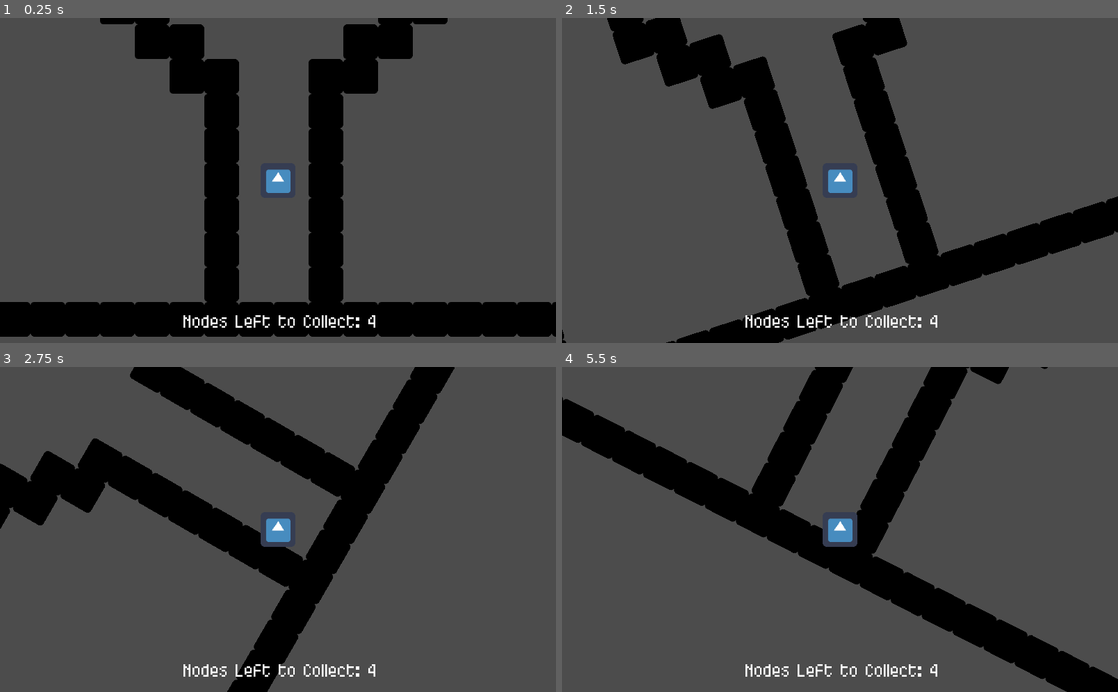
Above: before the commit, frames 1-4 (two rows, left to right).
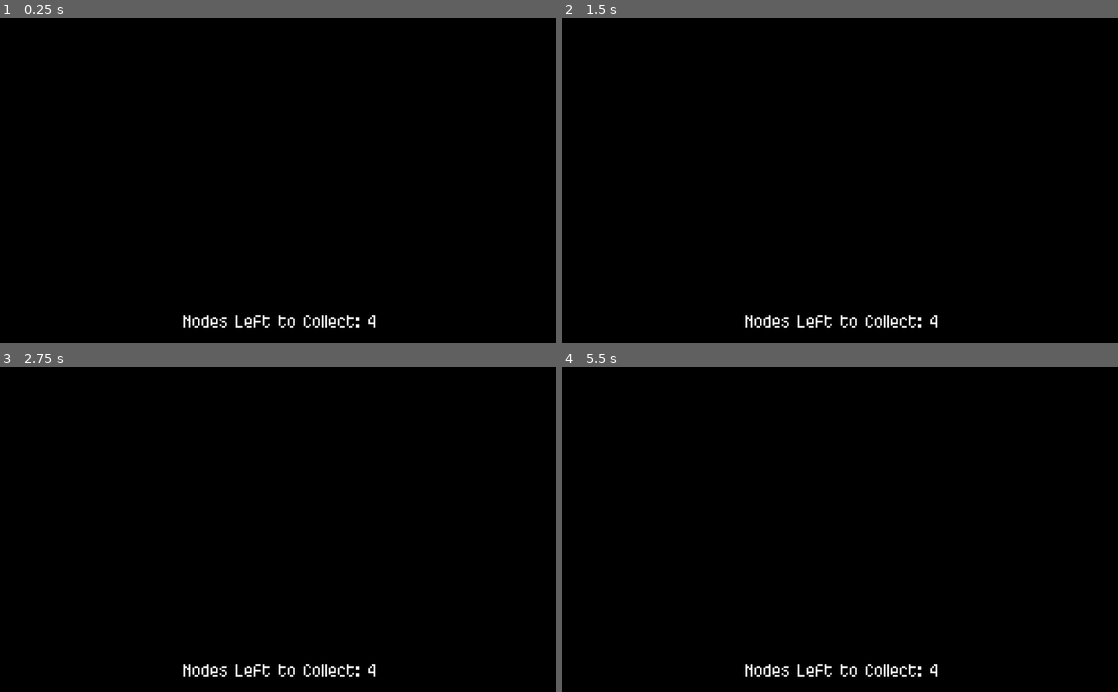
Above: after the commit, the same moments.

Repository: Zoey-21/Lost-in-the-Dark
Game: Godot game, scene res://levels/level_1.tscn
The game is run twice, just before and just after one commit, with the same random seed, the same clock (stepped at 60 frames per second) and the same inputs. This scene is started directly instead of the project's main scene. The engine's default icon, where the game draws it, is replaced by a stand-in: a white triangle on a blue panel in a dark square. Sound files missing from this copy of the repository are replaced by a short silence.
Inputs:
- Up to frame 1 (0.25 s): no input
- Up to frame 2 (1.5 s): tap Enter at 0.5 s; hold Right (rot_right) 0.53-1.28 s; hold Shift (run) 0.53-1.28 s; hold Down (move_down) from 1.28 s (still down); tap F (darkness) at 1.35 s
- Up to frame 3 (2.75 s): tap Shift (run) at 1.55 s; release Down (move_down) at 2.03 s; hold Right (rot_right) from 2.03 s (still down); hold Shift (run) from 2.03 s (still down)
- Up to frame 4 (5.5 s): release Right (rot_right) at 2.78 s; release Shift (run) at 2.78 s; hold Up (move_up) 2.78-3.53 s; tap Space (shoot) at 2.85 s; tap Shift (run) at 3.05, 4.55 s; hold Shift (run) 3.53-4.28 s; hold Left (rot_left) 3.53-5.03 s; tap F (darkness) at 4.35 s; hold Down (move_down) from 5.03 s (still down); hold Shift (run) from 5.03 s (still down)

The runs differ from the first frame. In frame 1, 76% of the frame differs, in the area x 0-100%, y 0-100%; in frame 2, 79%; in frame 3, 81%; in frame 4, 82%.

Commit message:
Changed walking sound
Changed walking sound
added bumping sound
fixed sound nodes hitting each other when shot while walking
made pickups sound start time offset
to make different nodes more distinctive

Diff:
--- a/levels/level_1.tscn
+++ b/levels/level_1.tscn
@@ -3,7 +3,7 @@
 [ext_resource path="res://icon.png" type="Texture" id=1]
 [ext_resource path="res://level_parts/pickups.tscn" type="PackedScene" id=2]
 [ext_resource path="res://player/ship.tscn" type="PackedScene" id=3]
-[ext_resource path="res://sounds/voices/level_1.wav" type="AudioStream" id=4]
+[ext_resource path="res://sounds/voices/level_1.mp3" type="AudioStream" id=4]
 [ext_resource path="res://scripts/level.gd" type="Script" id=5]
 [ext_resource path="res://level_parts/end.tscn" type="PackedScene" id=6]
 
--- a/player/echo_shot.tscn
+++ b/player/echo_shot.tscn
@@ -7,7 +7,10 @@
 [sub_resource type="RectangleShape2D" id=1]
 extents = Vector2( 16, 16 )
 
-[node name="echo_shot" type="RigidBody2D"]
+[node name="echo_shot" type="RigidBody2D" groups=[
+"shot",
+]]
+collision_layer = 0
 gravity_scale = 0.0
 contacts_reported = 2
 contact_monitor = true
@@ -32,5 +35,6 @@
 [node name="pickup" type="AudioStreamPlayer2D" parent="."]
 rotation = 0.0213666
 stream = ExtResource( 3 )
+
 [connection signal="body_entered" from="." to="." method="_on_echo_shot_body_entered"]
 [connection signal="finished" from="AudioStreamPlayer2D" to="." method="_on_AudioStreamPlayer2D_finished"]
--- a/player/ship.tscn
+++ b/player/ship.tscn
@@ -3,7 +3,6 @@
 [ext_resource path="res://icon.png" type="Texture" id=1]
 [ext_resource path="res://scripts/ship.gd" type="Script" id=2]
 [ext_resource path="res://sounds/thrusters.wav" type="AudioStream" id=3]
-[ext_resource path="res://sounds/turning.wav" type="AudioStream" id=4]
 [ext_resource path="res://sounds/bump.wav" type="AudioStream" id=5]
 [ext_resource path="res://Dynastium-Kjvy.ttf" type="DynamicFontData" id=6]
 
@@ -15,6 +14,9 @@
 
 [sub_resource type="RectangleShape2D" id=3]
 extents = Vector2( 1072.81, 669.49 )
+
+[sub_resource type="RectangleShape2D" id=4]
+extents = Vector2( 6.90894, 10 )
 
 [node name="ship" type="KinematicBody2D"]
 rotation = 6.28319
@@ -35,10 +37,15 @@
 
 [node name="thrusters" type="AudioStreamPlayer" parent="."]
 stream = ExtResource( 3 )
-pitch_scale = 0.5
+volume_db = -3.029
 
 [node name="turning" type="AudioStreamPlayer" parent="."]
-stream = ExtResource( 4 )
+stream = ExtResource( 3 )
+volume_db = -3.029
+
+[node name="turn_Timer" type="Timer" parent="turning"]
+wait_time = 0.5
+one_shot = true
 
 [node name="ColorRect" type="ColorRect" parent="."]
 visible = false
@@ -87,6 +94,18 @@
 position = Vector2( 1.41721, 677.146 )
 shape = SubResource( 3 )
 
+[node name="bump" type="Area2D" parent="."]
+
+[node name="CollisionShape2D" type="CollisionShape2D" parent="bump"]
+position = Vector2( -3.00801e-05, -6.73478 )
+shape = SubResource( 4 )
+
+[node name="bump_sound" type="AudioStreamPlayer2D" parent="bump"]
+stream = ExtResource( 5 )
+volume_db = 7.068
+
+[connection signal="timeout" from="turning/turn_Timer" to="." method="_on_turn_Timer_timeout"]
 [connection signal="timeout" from="disable_moves" to="." method="_on_disable_moves_timeout"]
 [connection signal="area_entered" from="front" to="." method="_on_front_area_entered"]
 [connection signal="area_entered" from="back" to="." method="_on_back_area_entered"]
+[connection signal="body_entered" from="bump" to="." method="_on_bump_body_entered"]
--- a/scripts/echo_shot.gd
+++ b/scripts/echo_shot.gd
@@ -3,14 +3,13 @@
 onready var player = get_node("../ship")
 
 func _on_echo_shot_body_entered(body):
-#	var dis_from_player = sqrt(pow(player.position.x-position.x,2)+pow(player.position.y-position.y,2))/27
-#	print(dis_from_player)
-	$CollisionShape2D.set_deferred("disabled",true)
-	visible = false
-	if body.name == "pickups" or body.name == "end":
-		$pickup.play()
-	else:
-		$AudioStreamPlayer2D.play()
+	if !body.is_in_group("shot"):
+		$CollisionShape2D.set_deferred("disabled",true)
+		visible = false
+		if body.name == "pickups" or body.name == "end":
+			$pickup.play()
+		else:
+			$AudioStreamPlayer2D.play()
 
 
 func _on_AudioStreamPlayer2D_finished():
--- a/scripts/pickup.gd
+++ b/scripts/pickup.gd
@@ -2,7 +2,11 @@
 
 var behind = false
 var playback_sec
+var sound_offset
 
+func _ready():
+	sound_offset = rand_range(0,1.5)
+	$sound_play.wait_time = $sound_play.wait_time + sound_offset
 func _physics_process(delta):
 	if $sound.playing and behind:
 		playback_sec = $sound.get_playback_position()
--- a/scripts/ship.gd
+++ b/scripts/ship.gd
@@ -9,8 +9,8 @@
 var start = false
 
 
-#func _ready():
-#	$ColorRect.visible = true
+func _ready():
+	$ColorRect.visible = true
 
 func _physics_process(delta):
 	if pickups.size() > 0:
@@ -24,17 +24,22 @@
 	if start:
 		if Input.is_action_pressed("rot_left"):
 			rotate = -1
+			if $turning/turn_Timer.is_stopped():
+				$turning/turn_Timer.start()
 		if Input.is_action_pressed("rot_right"):
 			rotate = 1
+			if $turning/turn_Timer.is_stopped():
+				$turning/turn_Timer.start()
 		if !Input.is_action_pressed("rot_left") and !Input.is_action_pressed("rot_right"):
 			$turning.playing = false
-		else:
-			if !$turning.playing:
-				$turning.play()
 		if Input.is_action_pressed("move_up"):
 			move = -1
+			if !$thrusters.playing:
+				$thrusters.play()
 		if Input.is_action_pressed("move_down"):
 			move = 1
+			if !$thrusters.playing:
+				$thrusters.play()
 		if !Input.is_action_pressed("move_down") and !Input.is_action_pressed("move_up"):
 			$thrusters.playing = false
 	if move != 0:
@@ -42,10 +47,10 @@
 			$thrusters.play()
 	if Input.is_action_pressed("run"):
 		speed = 400
-		$thrusters.pitch_scale = 2
+		$thrusters.pitch_scale = 1
 	else:
 		speed = 200
-		$thrusters.pitch_scale = 1
+		$thrusters.pitch_scale = 0.7
 
 	if $turning.playing and !Input.is_action_pressed("run"):
 		$thrusters.playing = false
@@ -80,3 +85,13 @@
 func _on_back_area_entered(area):
 	if area.is_in_group("pickups"):
 		area.behind = true
+
+
+func _on_turn_Timer_timeout():
+	$turning.play()
+
+
+
+func _on_bump_body_entered(body):
+	if !body.is_in_group("shot"):
+		$bump/bump_sound.play()
Not shown, changed: sounds/thrusters.wav.import
Not shown, changed: sounds/turning.wav.import
Not shown, added: sounds/voices/level_1.mp3.import
Not shown, changed: sounds/thrusters.wav
Not shown, added: sounds/voices/level_1.mp3
Not shown, removed: sounds/voices/level_1.wav
